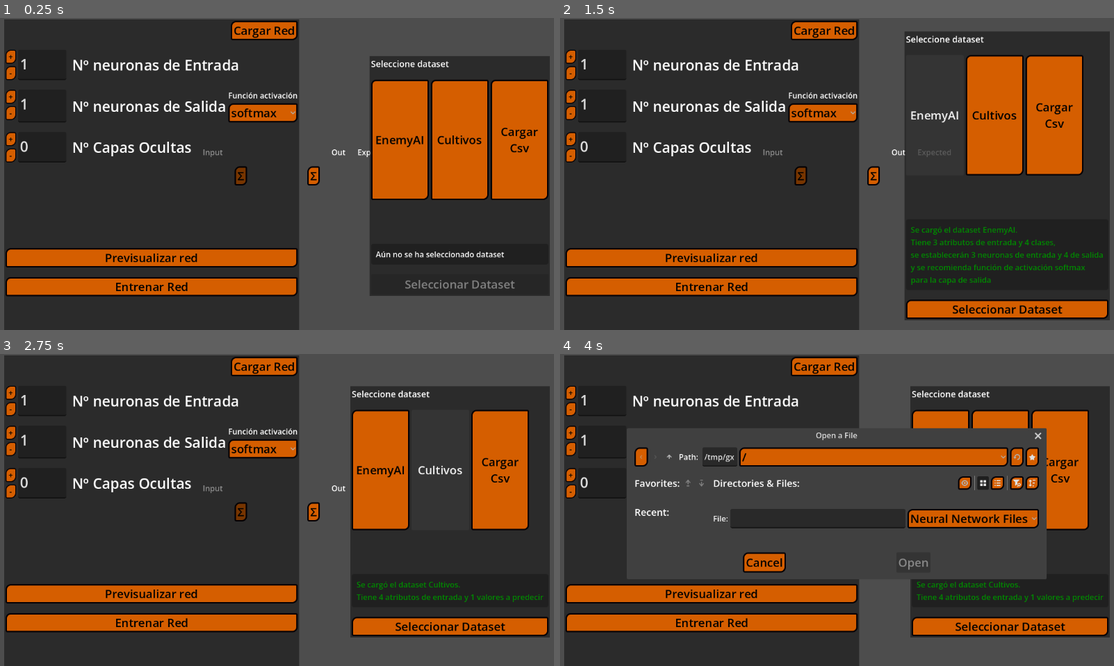
Above: before the commit, frames 1-4 (two rows, left to right).
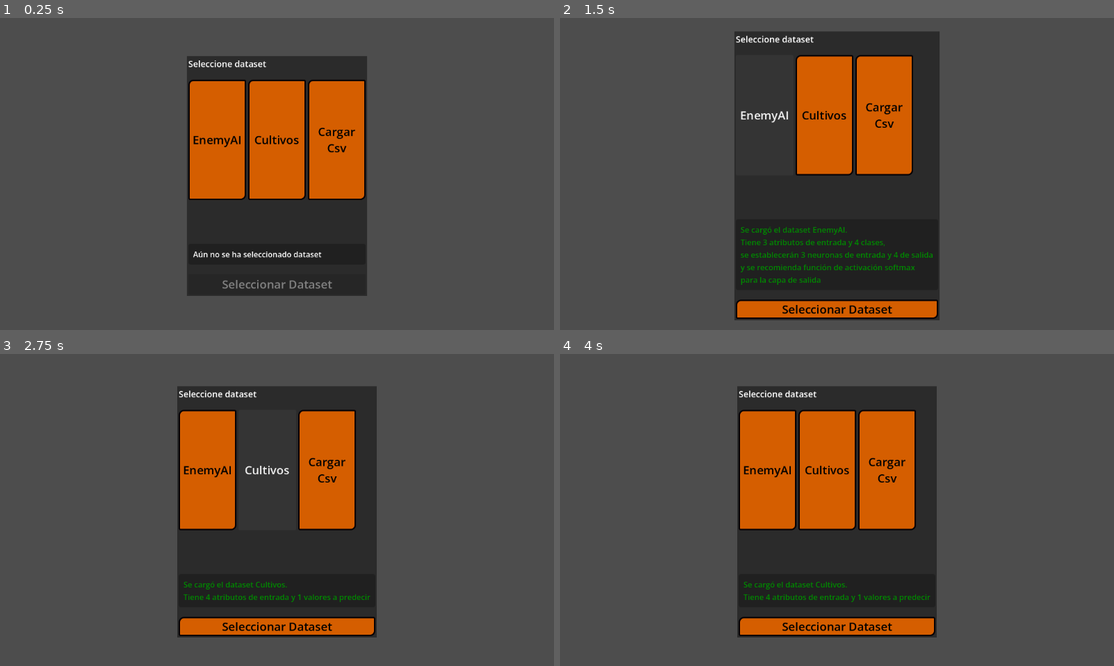
Above: after the commit, the same moments.

Repository: HectorAldao/visualizing_machine_learning
Game: Godot game, scene res://scenes/views/nn_view/nn_view.tscn
Two runs of this game, one before a commit and one after it. Both use one fixed random seed, a clock stepped at 60 frames per second and the inputs below. This scene is started directly instead of the project's main scene.
Inputs (mouse positions are in pixels of both pictures, inside the frame that each line leads up to):
- Up to frame 1 (0.25 s): no input
- Up to frame 2 (1.5 s): click (798, 177) at 0.5 s, where only the run before the commit has a clickable "Σ"; click "EnemyAI" at 1.25 s
- Up to frame 3 (2.75 s): click "Cultivos" at 2 s
- Up to frame 4 (4 s): click (825, 366) at 2.75 s, where only the run before the commit has a clickable "Cargar Red"; click (670, 456) at 3.52 s

The runs differ from the first frame. In frame 1, 81% of the frame differs, in the area x 0-100%, y 0-100%; in frame 2, 78%; in frame 3, 77%; in frame 4, 63%.

Commit message:
feat: neuron highlight is color not size and in nn first goes dataset selection and then nn creation

Diff:
--- a/godot_project/scenes/objects/nn/neuron/neuron.gd
+++ b/godot_project/scenes/objects/nn/neuron/neuron.gd
@@ -4,18 +4,18 @@
 var _layer_id: int = -2
 
 
-var _normal_scale: Vector2 = Vector2.ONE
+var _normal_theme: Theme
+var _resalted_theme: Theme = preload(Constants.THEMES.resalted_neuron)
 
 
 func _ready() -> void:
-	_normal_scale = scale
-	pivot_offset = size / 2.0
+	_normal_theme = theme
 	pressed.connect(_on_pressed)
 	SignalsObserver.forward_step_completed.connect(_on_training_step_completed)
 	SignalsObserver.backward_step_completed.connect(_on_training_step_completed)
-	SignalsObserver.train_nn.connect(_reset_evaluated_scale)
-	SignalsObserver.train_nn_next_step.connect(_reset_evaluated_scale)
-	SignalsObserver.train_nn_complete.connect(_reset_evaluated_scale)
+	SignalsObserver.train_nn.connect(_reset_evaluated_theme)
+	SignalsObserver.train_nn_next_step.connect(_reset_evaluated_theme)
+	SignalsObserver.train_nn_complete.connect(_reset_evaluated_theme)
 	SignalsObserver.nn_neuron_text_changed.connect(_on_neuron_text_changed)
 	_apply_cached_text()
 
@@ -50,12 +50,12 @@
 
 
 func _set_evaluated(is_evaluated: bool) -> void:
-	var target_scale: Vector2 = Constants.NEURON_EVALUATED_SCALE if is_evaluated else _normal_scale
-	if scale != target_scale:
-		scale = target_scale
+	var target_theme: Theme = _resalted_theme if is_evaluated else _normal_theme
+	if theme != target_theme:
+		theme = target_theme
 
 
-func _reset_evaluated_scale() -> void:
+func _reset_evaluated_theme() -> void:
 	_set_evaluated(false)
 
 
--- a/godot_project/scenes/views/dtree_view/dtree_view.tscn
+++ b/godot_project/scenes/views/dtree_view/dtree_view.tscn
@@ -102,4 +102,4 @@
 [node name="ControllerDTree" parent="." unique_id=387693380 instance=ExtResource("5_pxc03")]
 
 [node name="Window" parent="." unique_id=734547246 instance=ExtResource("6_txrwr")]
-position = Vector2i(835, 200)
+position = Vector2i(317, 36)
--- a/godot_project/scenes/views/nn_view/nn_view.gd
+++ b/godot_project/scenes/views/nn_view/nn_view.gd
@@ -7,6 +7,7 @@
 @onready var panel_trainin_nn: PanelContainer = $PanelTrainingNn
 @onready var panel_export_format: PanelContainer = $PanelExportFormat
 @onready var window_nn: WindowNn = $WindowNn
+@onready var nn: NeuralNetwork = $NeuralNetwork
 
 var state: String = "create_nn"  # Other values: train_nn, evaluate_nn
 
@@ -41,8 +42,10 @@
 	# Start the inference mode
 	SignalsObserver.inference_nn_start.connect(_on_start_nn_inferece)
 
-	create_nn_menu.visible = true
+	# Just make visible the dataset selection menu menu
 	dataset_selecion_menu.visible = true
+	create_nn_menu.visible = false
+	nn.visible = false
 	panel_algorithm_nn.visible = false
 	panel_trainin_nn.visible = false
 	panel_export_format.visible = false
@@ -191,7 +194,9 @@
 		panel_algorithm_nn.visible = true
 		SignalsObserver.nn_inference_ready.emit()
 
-	pass
+	else:
+		create_nn_menu.visible = true
+		nn.visible = true
 
 
 func update_neuron_texts_for_layer(texts: Array[String], layer_id: int) -> void:
--- a/godot_project/scenes/views/nn_view/nn_view.tscn
+++ b/godot_project/scenes/views/nn_view/nn_view.tscn
@@ -36,13 +36,16 @@
 
 [node name="CreateNnMenu" parent="." unique_id=1587040215 instance=ExtResource("2_vi2jw")]
 layout_mode = 1
-anchors_preset = 4
+anchors_preset = 8
+anchor_left = 0.5
 anchor_top = 0.5
+anchor_right = 0.5
 anchor_bottom = 0.5
-offset_left = 10.0
+offset_left = -306.0
 offset_top = -325.5
-offset_right = 622.0
+offset_right = 306.0
 offset_bottom = 325.5
+grow_horizontal = 2
 grow_vertical = 2
 
 [node name="PanelAlgorithmNn" parent="." unique_id=2144642879 instance=ExtResource("4_x56ox")]
@@ -51,16 +54,16 @@
 
 [node name="PanelDatasetSelection" parent="." unique_id=18738779 instance=ExtResource("5_u7vn5")]
 layout_mode = 1
-anchors_preset = 6
-anchor_left = 1.0
+anchors_preset = 8
+anchor_left = 0.5
 anchor_top = 0.5
-anchor_right = 1.0
+anchor_right = 0.5
 anchor_bottom = 0.5
-offset_left = -384.0
-offset_top = -212.5
-offset_right = -9.999878
-offset_bottom = 212.5
-grow_horizontal = 0
+offset_left = -187.00006
+offset_top = -248.0
+offset_right = 187.00006
+offset_bottom = 248.0
+grow_horizontal = 2
 grow_vertical = 2
 
 [node name="PanelTrainingNn" parent="." unique_id=404864676 instance=ExtResource("6_63jeq")]
--- a/godot_project/scripts/constants.gd
+++ b/godot_project/scripts/constants.gd
@@ -28,7 +28,8 @@
 const THEMES: Dictionary[String, String] = {
 	"leaf": "uid://vanr6vum3qcu",
 	"noleaf": "uid://cmsv2q8q35lvy",
-	"nodedefault": "uid://dxluxv1xceiqb"
+	"nodedefault": "uid://dxluxv1xceiqb",
+	"resalted_neuron": "uid://b5ecvrwlunl4u"
 }
 
 const REFCOUNTS: Dictionary[String, String] = {
@@ -60,8 +61,6 @@
 const NN_CONECTION_BIAS: float = 0
 const NN_MAX_WIDTH: float = 5
 
-const NEURON_EVALUATED_SCALE: Vector2 = Vector2(1.25, 1.25)
-
 const NN_EVAL_DATA_DISPLAY_DECIMALS: int = 3
 const NN_EVAL_DATA_GAP: float = 24.0
 const NN_EVAL_DATA_EXPECTED_GAP: float = 56.0
--- /dev/null
+++ b/godot_project/themes/neurons_themes/resalted_neuron_theme/resalted_neuron_theme.tres
@@ -0,0 +1,44 @@
+[gd_resource type="Theme" format=3 uid="uid://b5ecvrwlunl4u"]
+
+[sub_resource type="StyleBoxFlat" id="StyleBoxFlat_vu6l5"]
+content_margin_left = 6.0
+content_margin_top = 3.0
+content_margin_right = 6.0
+content_margin_bottom = 3.0
+bg_color = Color(0.9517718, 0, 0.25614318, 1)
+border_width_left = 3
+border_width_top = 3
+border_width_right = 3
+border_width_bottom = 3
+border_color = Color(0.019607844, 0.003921569, 0.019607844, 1)
+corner_radius_top_left = 10
+corner_radius_top_right = 3
+corner_radius_bottom_right = 10
+corner_radius_bottom_left = 3
+
+[sub_resource type="StyleBoxFlat" id="StyleBoxFlat_es76u"]
+bg_color = Color(0, 0, 0, 0.4392157)
+border_width_left = 3
+border_width_top = 3
+border_width_right = 3
+border_width_bottom = 3
+border_color = Color(0, 0, 0, 0.4392157)
+
+[sub_resource type="StyleBoxFlat" id="StyleBoxFlat_rjgu6"]
+bg_color = Color(0.3372549, 0.7058824, 0.9137255, 1)
+
+[sub_resource type="StyleBoxFlat" id="StyleBoxFlat_vxwtt"]
+bg_color = Color(0, 0.44705883, 0.69803923, 1)
+
+[resource]
+Button/colors/font_color = Color(0, 0, 0, 1)
+Button/constants/h_separation = 4
+Button/font_sizes/font_size = 24
+Button/styles/normal = SubResource("StyleBoxFlat_vu6l5")
+PanelContainer/styles/panel = SubResource("StyleBoxFlat_es76u")
+PopupMenu/colors/font_color = Color(0.019607844, 0.003921569, 0.019607844, 1)
+PopupMenu/colors/font_disabled_color = Color(0.23753911, 0.23753914, 0.23753911, 1)
+PopupMenu/colors/font_hover_color = Color(0.019607844, 0.003921569, 0.019607844, 1)
+PopupMenu/styles/hover = SubResource("StyleBoxFlat_rjgu6")
+PopupMenu/styles/panel = SubResource("StyleBoxFlat_vxwtt")
+VBoxContainer/constants/separation = 20
